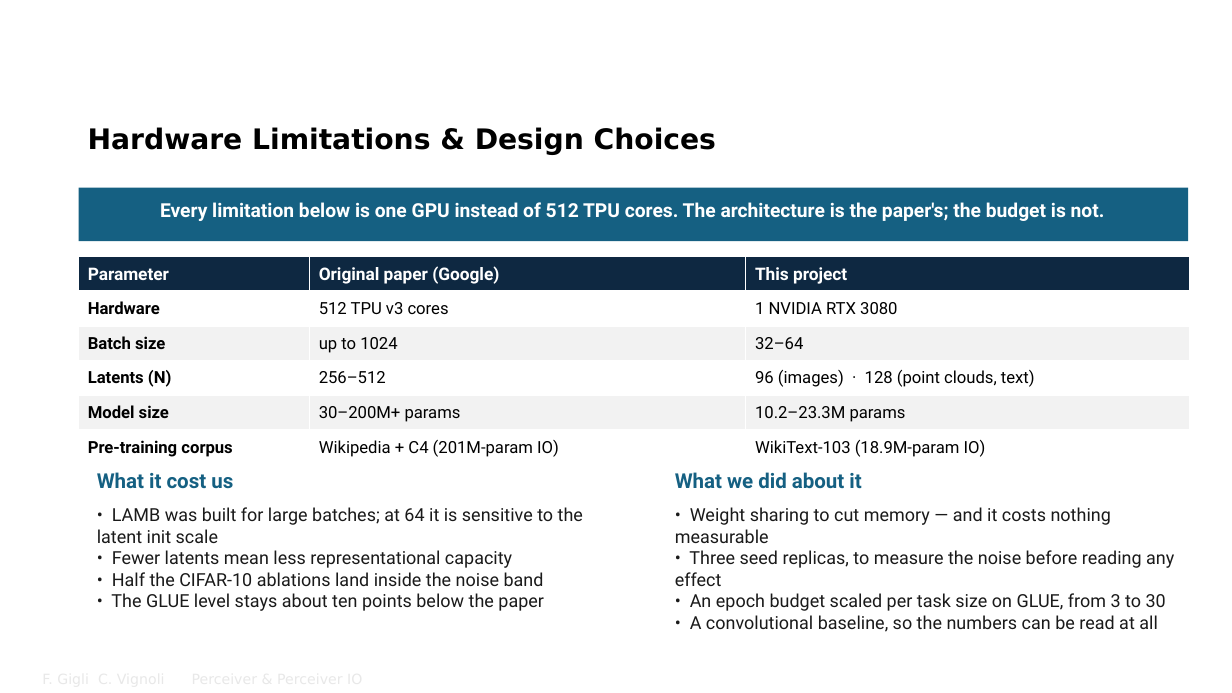
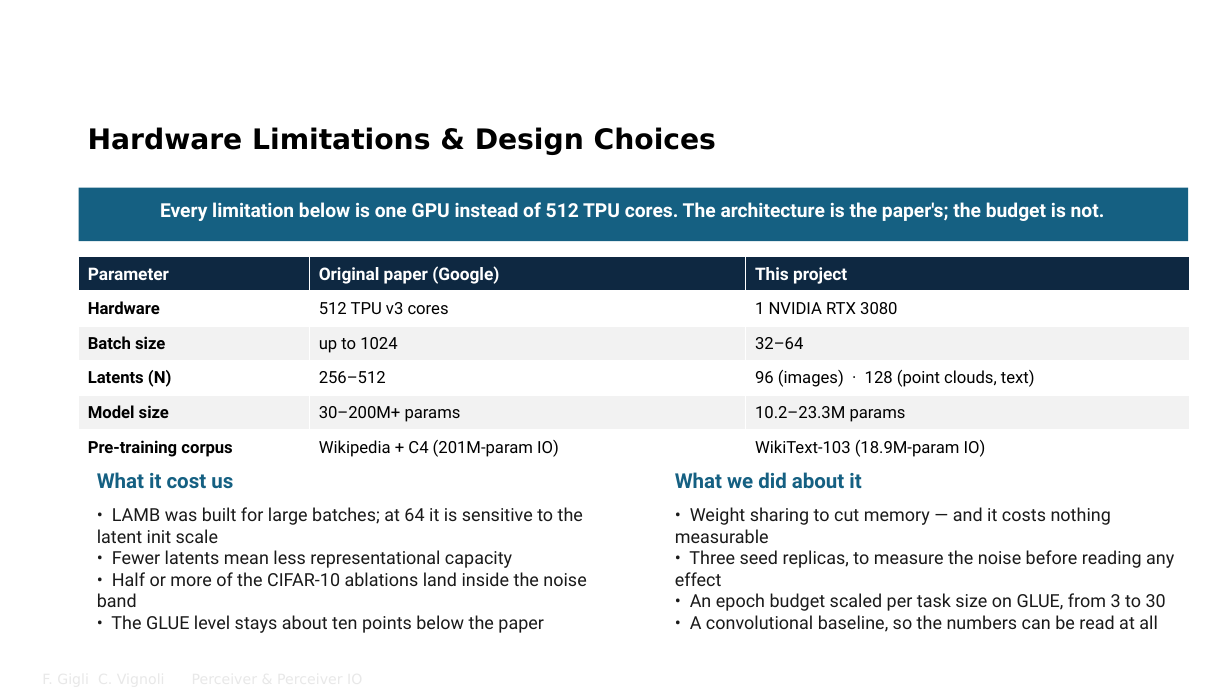
Before and after one commit to FrancescoGigli/Perceiver_project, a slide deck: slide 37 of sito/slide/Perceiver & Perceiver IO.pptx. Drawn at 1232x693 pixels with LibreOffice and Linux fonts; fonts in the diff are those of the drawing; background and template pictures are left out. Boxes give left, top, right and bottom in pixels: in the first picture for what was removed or moved away, otherwise in the second. Text is boxed around its words. In the diff, an @@ line names an element or a change of style, - is before the commit and + after.

```diff
--- a/sito/slide/Perceiver & Perceiver IO.pptx
+++ b/sito/slide/Perceiver & Perceiver IO.pptx
@@ text at [97, 572, 586, 607]: text changed @@
-• Half the CIFAR-10 ablations land inside the noise band
+• Half or more of the CIFAR-10 ablations land inside the noise band
```
Also in this commit, not shown: 9 other slides changed, 28 other files.
